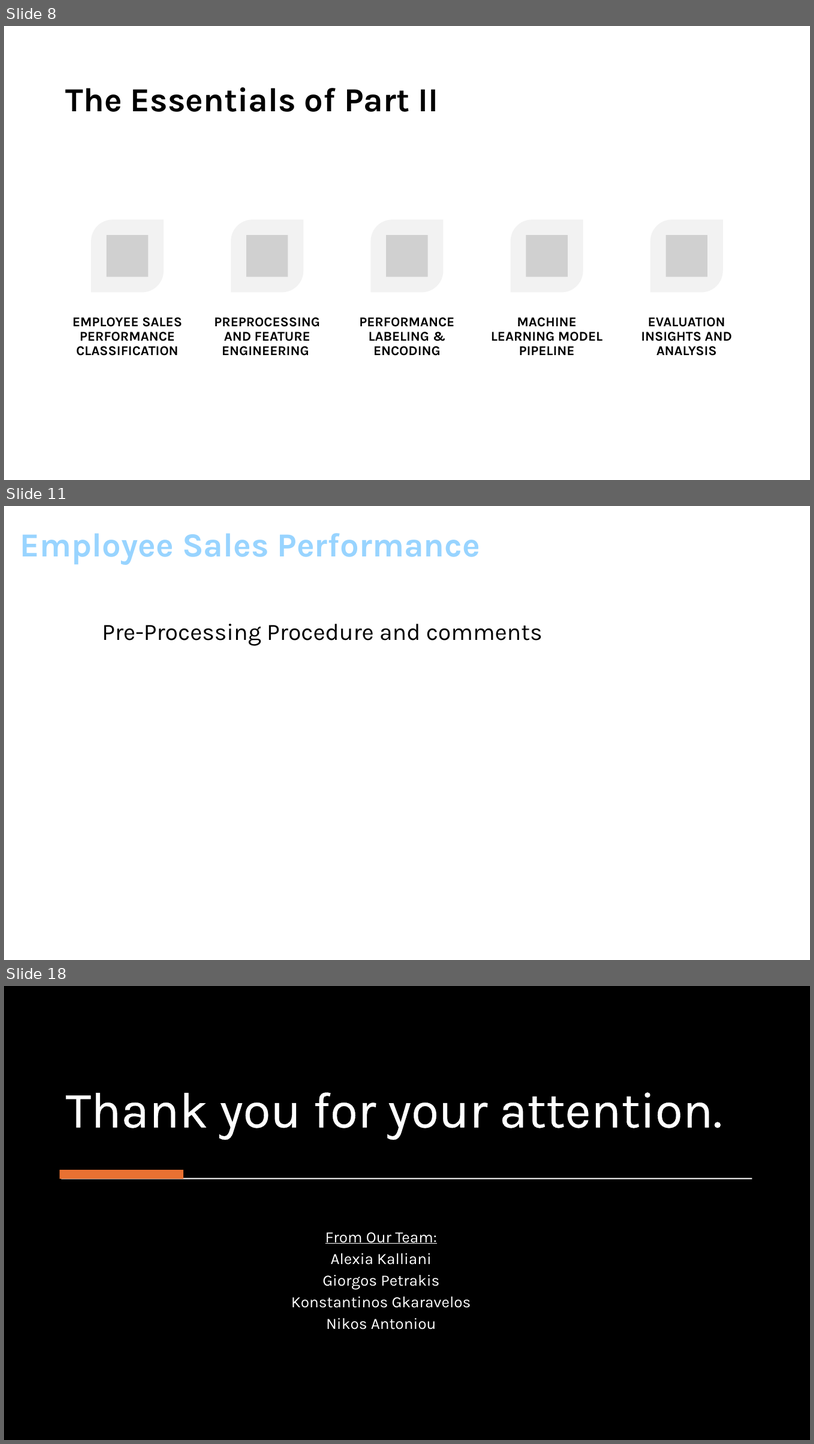
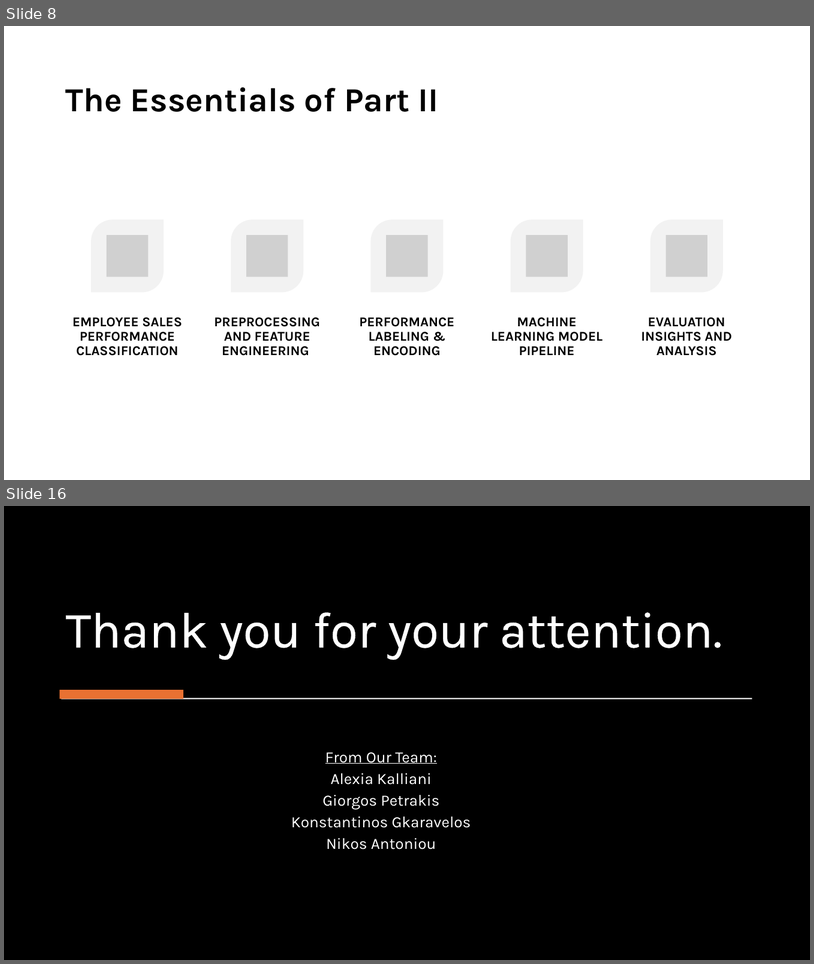
Before and after one commit to Konstant-gk/Chinook_Project, a slide deck: Chinook_Presentation/Project_Future_Chinook_Presentation.pptx. Shown one above the other, each under a label of ours: slides 8, 11 and 18 before the commit, slides 8 and 16 after it; the slides between them are not shown. The pictures are 814x1444 and 814x964 pixels, drawn with LibreOffice and Linux fonts; fonts in the diff are those of the drawing; grey boxes stand for pictures; background and template pictures are left out; a plain dark background stands for a picture behind light text. Boxes give left, top, right and bottom in pixels: in the first picture for what was removed or moved away, otherwise in the second. Text is boxed around its words. In the diff, an @@ line names an element or a change of style, - is before the commit and + after.

```diff
--- a/Chinook_Presentation/Project_Future_Chinook_Presentation.pptx
+++ b/Chinook_Presentation/Project_Future_Chinook_Presentation.pptx
@@ slide 11 removed at [4, 506, 810, 960], background #FFFFFF @@
@@ title removed at [20, 533, 480, 565] @@
-Employee Sales Performance
@@ text removed at [102, 624, 543, 646] @@
-Pre-Processing Procedure and comments
@@ what was slide 18 is now slide 16 @@
```
Also in this commit, not shown: 2 slides changed, 5 slides added, 6 other slides removed.
